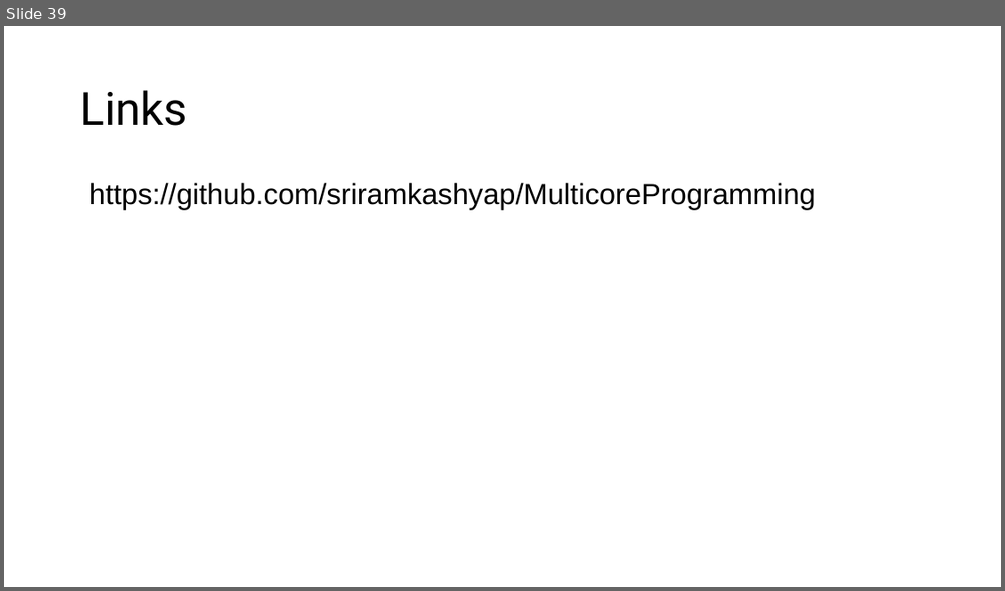
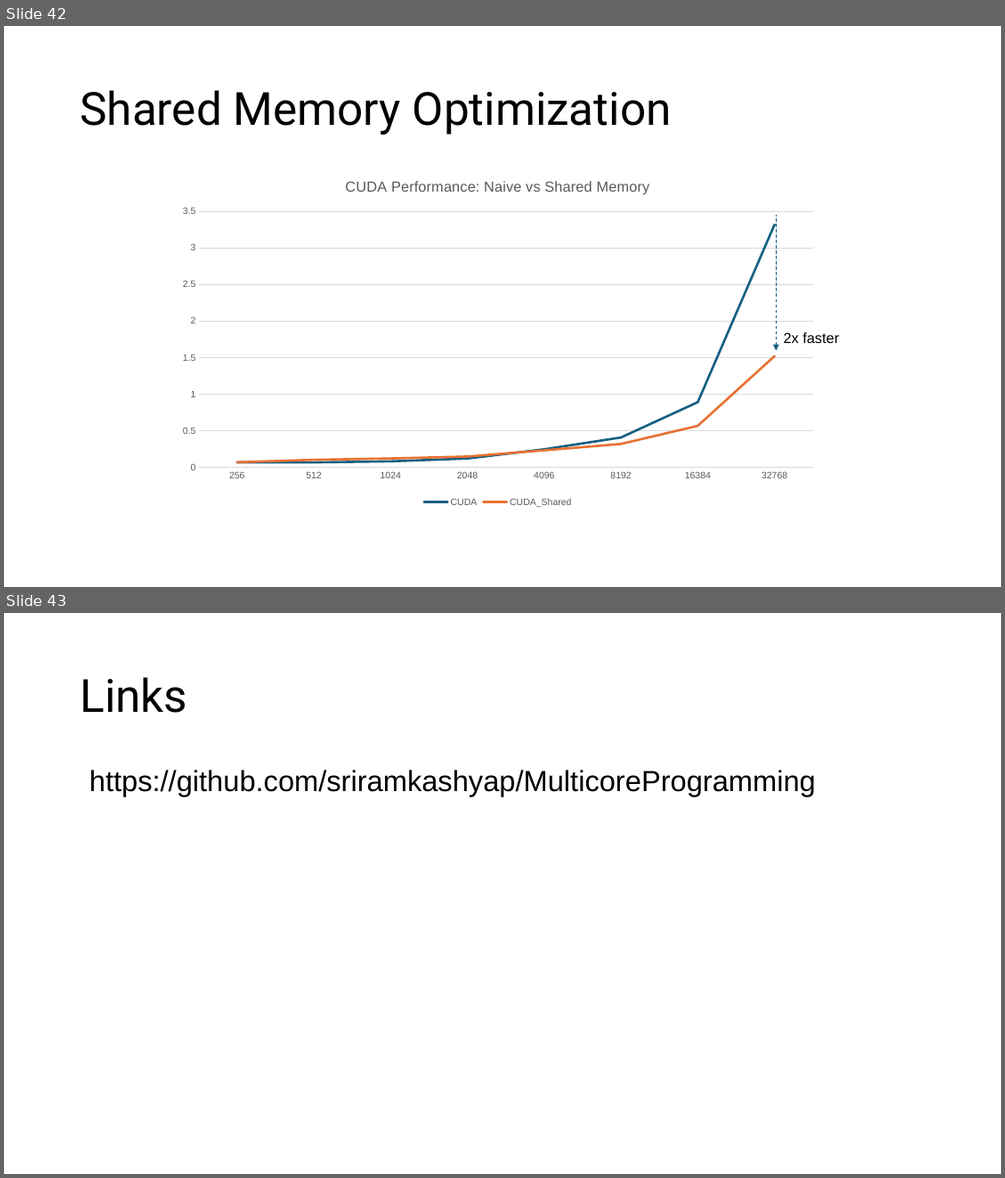
Before and after one commit to sriramkashyap/MulticoreProgramming, a slide deck: Multicore Architecture & Programming.pptx. Shown one above the other, each under a label of ours: slide 39 before the commit, slides 42 and 43 after it. The pictures are 1005x591 and 1005x1178 pixels, drawn with LibreOffice and Linux fonts; fonts in the diff are those of the drawing. Boxes give left, top, right and bottom in pixels: in the first picture for what was removed or moved away, otherwise in the second. Text is boxed around its words. In the diff, an @@ line names an element or a change of style, - is before the commit and + after.

Commit message:
CUDA Shared local memory optimization

```diff
--- a/Multicore Architecture & Programming.pptx
+++ b/Multicore Architecture & Programming.pptx
@@ slide 42 added at (x1=4, y1=26, x2=1001, y2=587), background #FFFFFF @@
@@ title added at (x1=80, y1=90, x2=672, y2=135), 44 pt, text #000000 @@
+Shared Memory Optimization
@@ line chart added at (x1=170, y1=164, x2=825, y2=510) @@
+title "CUDA Performance: Naive vs Shared Memory "
+categories: 256, 512, 1024, 2048, 4096, 8192, 16384, 32768
+CUDA: 0.1, 0.1, 0.1, 0.1, 0.2, 0.4, 0.9, 3.3
+CUDA_Shared: 0.1, 0.1, 0.1, 0.1, 0.2, 0.3, 0.6, 1.5
@@ arrow added from (777, 215) to (777, 351), #125F82 0.75 pt dashed @@
@@ text added at (x1=784, y1=332, x2=839, y2=343), 14 pt, text #000000 @@
+2x faster
@@ what was slide 39 is now slide 43 @@
```
Also in this commit, not shown: 1 slide changed, 3 other slides added, 14 other files.
